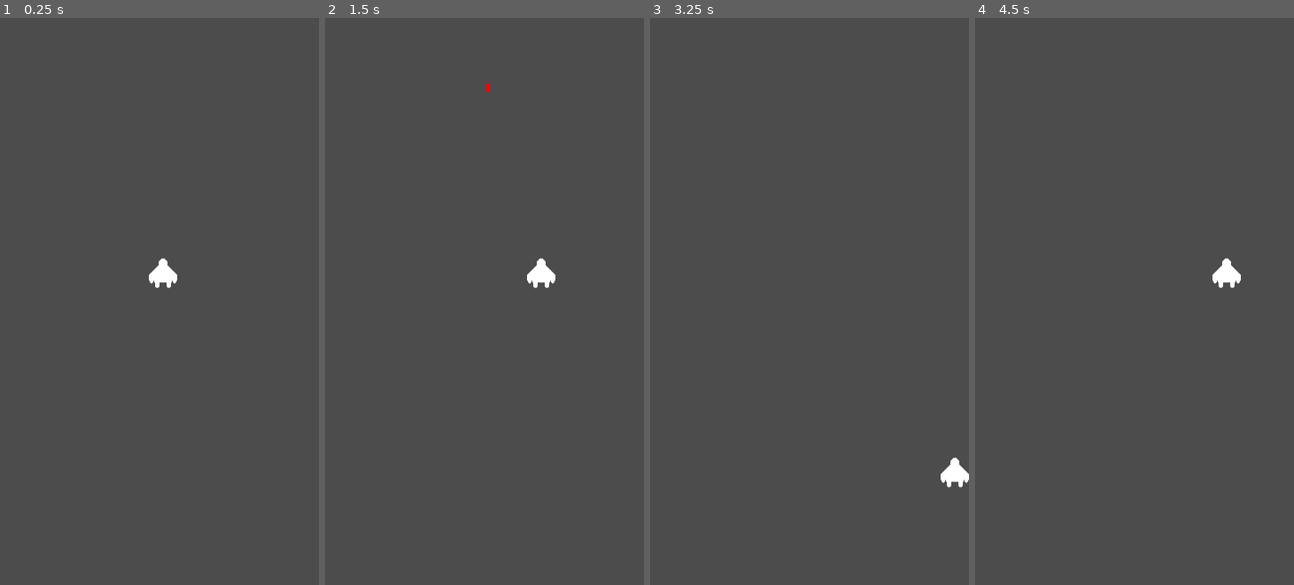
Above: before the commit, frames 1-4 (left to right).
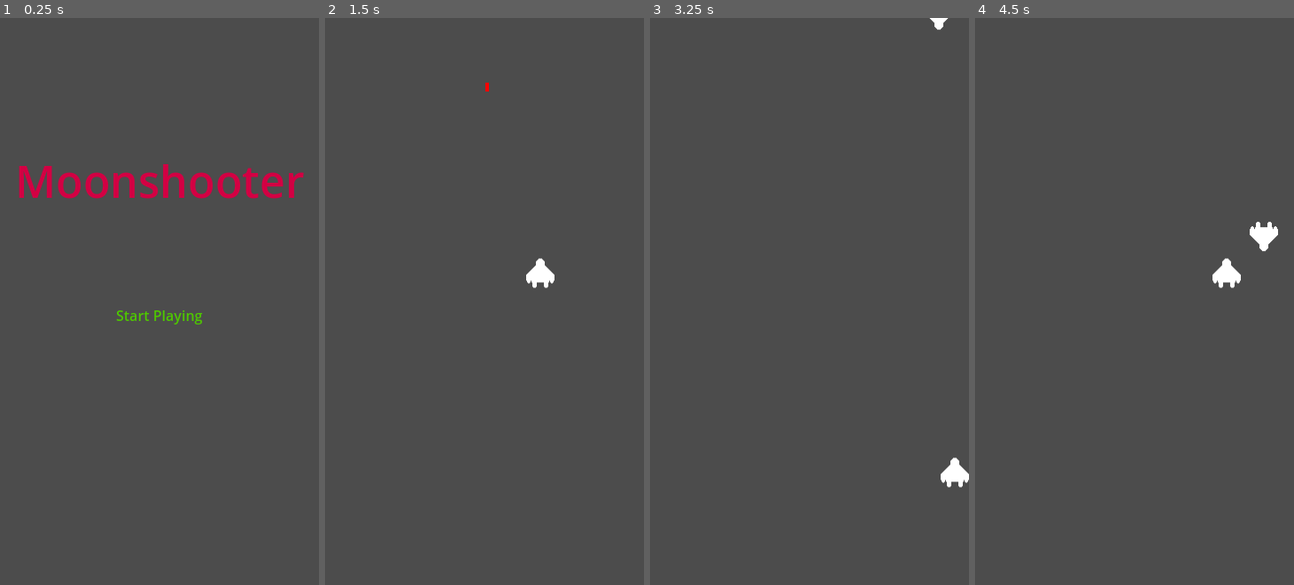
Above: after the commit, the same moments.

Repository: Hasnat4763/moonshooter
Game: Godot game, scene res://tscn/main_scene.tscn
The game is run twice, just before and just after one commit, with the same random seed, the same clock (stepped at 60 frames per second) and the same inputs.
Inputs (mouse positions are in pixels of both pictures, inside the frame that each line leads up to):
- Up to frame 1 (0.25 s): no input
- Up to frame 2 (1.5 s): click (484, 312) at 0.5 s, where only the run after the commit has a clickable "Start Playing"; tap Enter (ui_accept) at 1.25 s; hold Right (ui_right) from 1.28 s (still down)
- Up to frame 3 (3.25 s): tap Enter (ui_accept) at 1.52, 2.27 s; release Right (ui_right) at 2.03 s; hold Down (ui_down) 2.03-2.78 s; hold Right (ui_right) from 2.78 s (still down)
- Up to frame 4 (4.5 s): release Right (ui_right) at 3.53 s; hold Up (ui_up) 3.53-4.28 s; tap Enter (ui_accept) at 3.77 s; hold Left (ui_left) from 4.28 s (still down)

The runs differ from the first frame. In frame 1, 2.5% of the frame differs, in the area x 5-96%, y 25-55%; in frame 2, less than 0.1%; in frame 3, less than 0.1%; in frame 4, 0.3%.

Commit message:
Added enemy spaceships

Diff:
--- /dev/null
+++ b/scripts/enemy_spaceship.gd
@@ -0,0 +1,7 @@
+extends Area2D
+
+var SPEED = 200
+
+func _process(delta: float) -> void:
+	position.y += delta * SPEED
+	pass
--- /dev/null
+++ b/scripts/main_scene.gd
@@ -0,0 +1,31 @@
+extends Node2D
+
+var game_running = false
+var game_won = false
+var point = 0
+var ship_spawning_interval = 3
+var timer = 0
+@export var enemy_spaceship_scene : PackedScene
+func _ready() -> void:
+	$player_spaceship.hide()
+	$startscreen.start.connect(start_game)
+
+func _process(delta: float) -> void:
+	timer += delta
+	if timer >= ship_spawning_interval and game_running:
+		spawn_spaceship()
+		timer = 0
+
+
+func start_game():
+	game_running = true
+	$startscreen.hide()
+	$player_spaceship.show()
+
+
+func spawn_spaceship():
+	var screensize = get_viewport().get_visible_rect().size
+	var enemy_spaceship = enemy_spaceship_scene.instantiate()
+	enemy_spaceship.position.x = randi_range(0, screensize.x)
+	enemy_spaceship.position.y = -50
+	get_tree().current_scene.add_child(enemy_spaceship)
--- a/scripts/player_spaceship.gd
+++ b/scripts/player_spaceship.gd
@@ -27,7 +27,6 @@
 
 func shooting():
 	can_shoot = false
-
 	var laser = laser_scene.instantiate()
 	laser.position = position
 	get_tree().current_scene.add_child(laser)
--- /dev/null
+++ b/scripts/startscreen.gd
@@ -0,0 +1,7 @@
+extends Control
+
+signal start
+
+
+func start_button_pressed() -> void:
+	start.emit()
--- /dev/null
+++ b/tscn/enemy_spaceship.tscn
@@ -0,0 +1,17 @@
+[gd_scene load_steps=4 format=3 uid="uid://cbgh6o8w0dbbd"]
+
+[ext_resource type="Script" uid="uid://cjf4otbq8b4ts" path="res://scripts/enemy_spaceship.gd" id="1_cgyl2"]
+[ext_resource type="Texture2D" uid="uid://7r1i8wvkuown" path="res://sprites/spaceship.png" id="2_cgyl2"]
+
+[sub_resource type="RectangleShape2D" id="RectangleShape2D_40jd2"]
+size = Vector2(32, 34)
+
+[node name="enemy_spaceship" type="Area2D"]
+script = ExtResource("1_cgyl2")
+
+[node name="Sprite2D" type="Sprite2D" parent="."]
+texture = ExtResource("2_cgyl2")
+flip_v = true
+
+[node name="CollisionShape2D" type="CollisionShape2D" parent="."]
+shape = SubResource("RectangleShape2D_40jd2")
--- a/tscn/main_scene.tscn
+++ b/tscn/main_scene.tscn
@@ -1,6 +1,9 @@
-[gd_scene load_steps=6 format=3 uid="uid://lieqghncfpij"]
+[gd_scene load_steps=9 format=3 uid="uid://lieqghncfpij"]
 
+[ext_resource type="Script" uid="uid://kfcydxbrq08h" path="res://scripts/main_scene.gd" id="1_cxrnk"]
 [ext_resource type="PackedScene" uid="uid://copgqwn0pmr0q" path="res://tscn/player_spaceship.tscn" id="1_qorcu"]
+[ext_resource type="PackedScene" uid="uid://cbgh6o8w0dbbd" path="res://tscn/enemy_spaceship.tscn" id="2_2ijdq"]
+[ext_resource type="PackedScene" uid="uid://dsa446ddr0c0g" path="res://tscn/startscreen.tscn" id="2_txxj3"]
 
 [sub_resource type="WorldBoundaryShape2D" id="WorldBoundaryShape2D_qorcu"]
 distance = -640.0
@@ -16,28 +19,34 @@
 normal = Vector2(0, 1)
 
 [node name="Main_Scene" type="Node2D"]
+script = ExtResource("1_cxrnk")
+enemy_spaceship_scene = ExtResource("2_2ijdq")
 
 [node name="player_spaceship" parent="." instance=ExtResource("1_qorcu")]
-position = Vector2(184, 288)
+position = Vector2(183, 288)
 
-[node name="StaticBody2D" type="StaticBody2D" parent="."]
+[node name="border_down" type="StaticBody2D" parent="."]
 
-[node name="CollisionShape2D" type="CollisionShape2D" parent="StaticBody2D"]
+[node name="CollisionShape2D" type="CollisionShape2D" parent="border_down"]
 shape = SubResource("WorldBoundaryShape2D_qorcu")
 
-[node name="StaticBody2D2" type="StaticBody2D" parent="."]
+[node name="border_right" type="StaticBody2D" parent="."]
 position = Vector2(720, 0)
 
-[node name="CollisionShape2D" type="CollisionShape2D" parent="StaticBody2D2"]
+[node name="CollisionShape2D" type="CollisionShape2D" parent="border_right"]
 position = Vector2(-2, 0)
 shape = SubResource("WorldBoundaryShape2D_txxj3")
 
-[node name="StaticBody2D3" type="StaticBody2D" parent="."]
+[node name="border_up" type="StaticBody2D" parent="."]
 
-[node name="CollisionShape2D" type="CollisionShape2D" parent="StaticBody2D3"]
+[node name="CollisionShape2D" type="CollisionShape2D" parent="border_up"]
 shape = SubResource("WorldBoundaryShape2D_cxrnk")
 
-[node name="StaticBody2D4" type="StaticBody2D" parent="."]
+[node name="border_left" type="StaticBody2D" parent="."]
 
-[node name="CollisionShape2D" type="CollisionShape2D" parent="StaticBody2D4"]
+[node name="CollisionShape2D" type="CollisionShape2D" parent="border_left"]
 shape = SubResource("WorldBoundaryShape2D_2ijdq")
+
+[node name="startscreen" parent="." instance=ExtResource("2_txxj3")]
+offset_right = 0.0
+offset_bottom = 3.0
--- /dev/null
+++ b/tscn/startscreen.tscn
@@ -0,0 +1,36 @@
+[gd_scene load_steps=2 format=3 uid="uid://dsa446ddr0c0g"]
+
+[ext_resource type="Script" uid="uid://4clmww7pa8l4" path="res://scripts/startscreen.gd" id="1_31g0q"]
+
+[node name="startscreen" type="Control"]
+layout_mode = 3
+anchors_preset = 0
+offset_right = 360.0
+offset_bottom = 640.0
+script = ExtResource("1_31g0q")
+
+[node name="banner" type="Label" parent="."]
+layout_mode = 0
+offset_top = 117.0
+offset_right = 360.0
+offset_bottom = 250.0
+theme_override_colors/font_color = Color(0.83022076, 0, 0.26398903, 1)
+theme_override_font_sizes/font_size = 50
+text = "Moonshooter"
+horizontal_alignment = 1
+vertical_alignment = 1
+autowrap_mode = 1
+
+[node name="Button" type="Button" parent="."]
+layout_mode = 1
+anchors_preset = -1
+offset_left = 119.0
+offset_top = 311.0
+offset_right = 242.0
+offset_bottom = 360.0
+theme_override_colors/font_color = Color(0.30702338, 0.7798922, 0, 1)
+theme_override_colors/font_hover_color = Color(0.15322566, 0.40662506, 1, 1)
+text = "Start Playing"
+flat = true
+
+[connection signal="pressed" from="Button" to="." method="start_button_pressed"]
Not shown, added: scripts/enemy_spaceship.gd.uid
Not shown, added: scripts/main_scene.gd.uid
Not shown, added: scripts/startscreen.gd.uid
